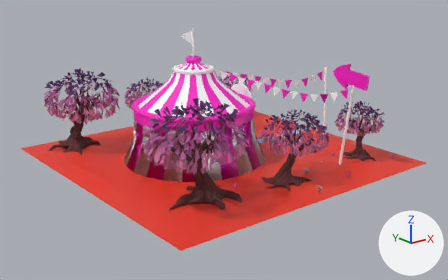
The glTF model assets/scene/models/bingoScene.glb, before and after one commit.
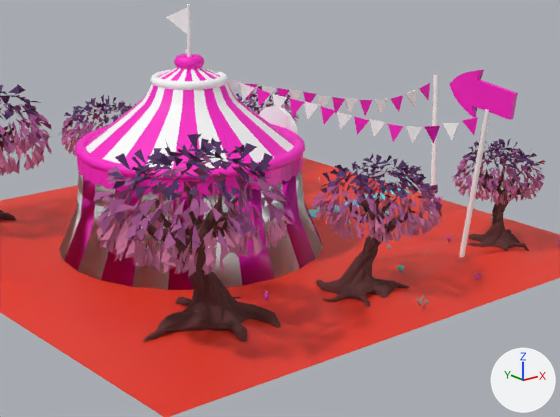
There are two pictures of each version: one whole from a 50 mm lens placed at (-112.1, -134.6, 44.2), pointed at (-32.6, -35.3, 4.5), one close up on the part from 21% to 88% of the width and 9% to 89% of the height. The lights are fixed; the arrows at lower right show +X, +Y and +Z. Objects named as collision shapes, trigger or cutter boxes, shadow casters or lower levels of detail are left out. Where no turn or scale is listed for an object, it has been applied to the vertices.

Names of what the first close-up shows: 'Tree_Leafs_01.002', 'Tree_Leafs_01.003', 'Tree_Leafs_01.004', 'Tree_Leafs_01.005', 'Tree_Leafs_01.006', 'box.047', 'circularRing', 'circularRing.001', 'cylinder', 'cylinder.001', 'cylinder.049', 'outside'.
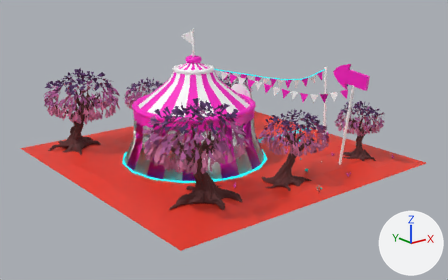
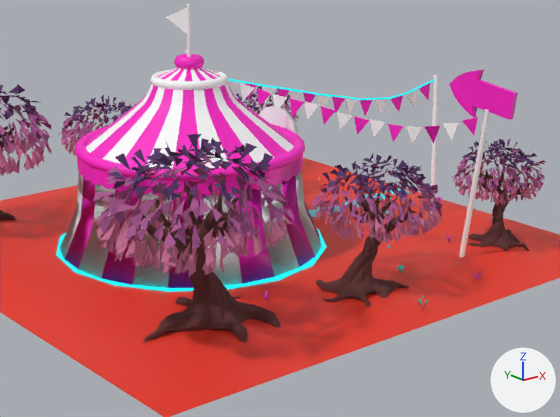
What differs and where, as boxes (x1, y1, x2, y2) in the close-ups (560 x 417 px):
'Cylinder.007', added
    after: (56, 229, 326, 292)
'Cylinder', added
    after: (228, 79, 434, 100)

The change, as a list of edits to the scene's bpy script:
```text
Add img_палитра_с_белым:
    img_палитра_с_белым = load_image('палитра_с_белым', '_unpacked/_______________', 512, 512, 'sRGB')
Add mat_material_013:
    mat_material_013 = bpy.data.materials.new('Material.013')
    # colours: black #101010
    # uses the picture img_палитра_с_белым
Add me_cylinder:
    me_cylinder.from_pydata(...)  # 288 vertices, 572 faces; spans x -27.2..0.1, y -0.1..7.5, z -1.8..2.5
    me_cylinder.materials.append(mat_material_013)
Add me_cylinder_018:
    me_cylinder_018.from_pydata(...)  # 48 vertices, 96 faces; spans x -15.5..15.5, y -15.5..15.5, z 0.1..1.7
    me_cylinder_018.materials.append(mat_material_013)
Add ob_cylinder_1:
    ob_cylinder_1 = bpy.data.objects.new('Cylinder', me_cylinder)
    ob_cylinder_1.location = (-7.21, -40.0, 17.42)
Add ob_cylinder_007_1:
    ob_cylinder_007_1 = bpy.data.objects.new('Cylinder.007', me_cylinder_018)
    ob_cylinder_007_1.location = (-38.25, -32.29, -0.4)
```
